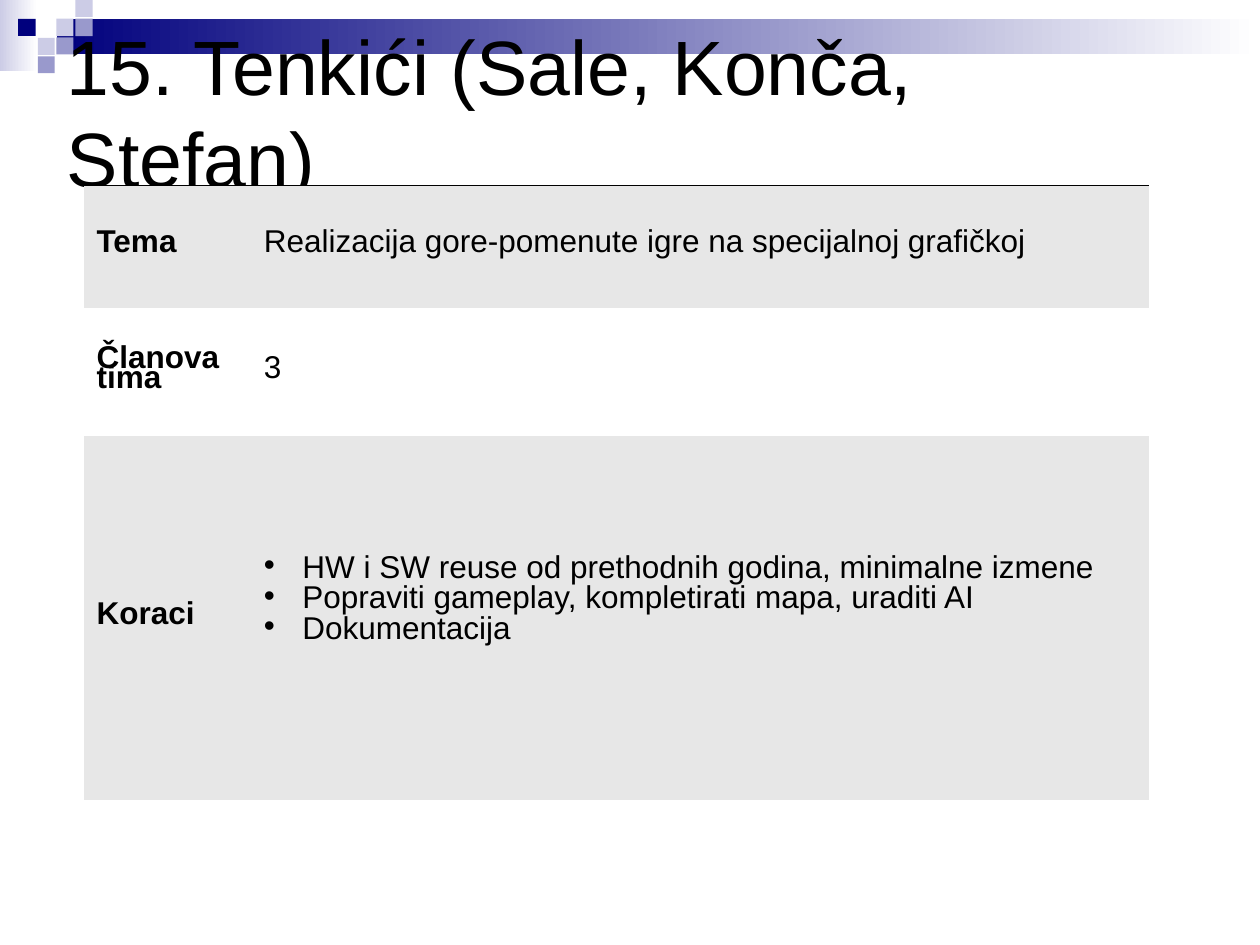
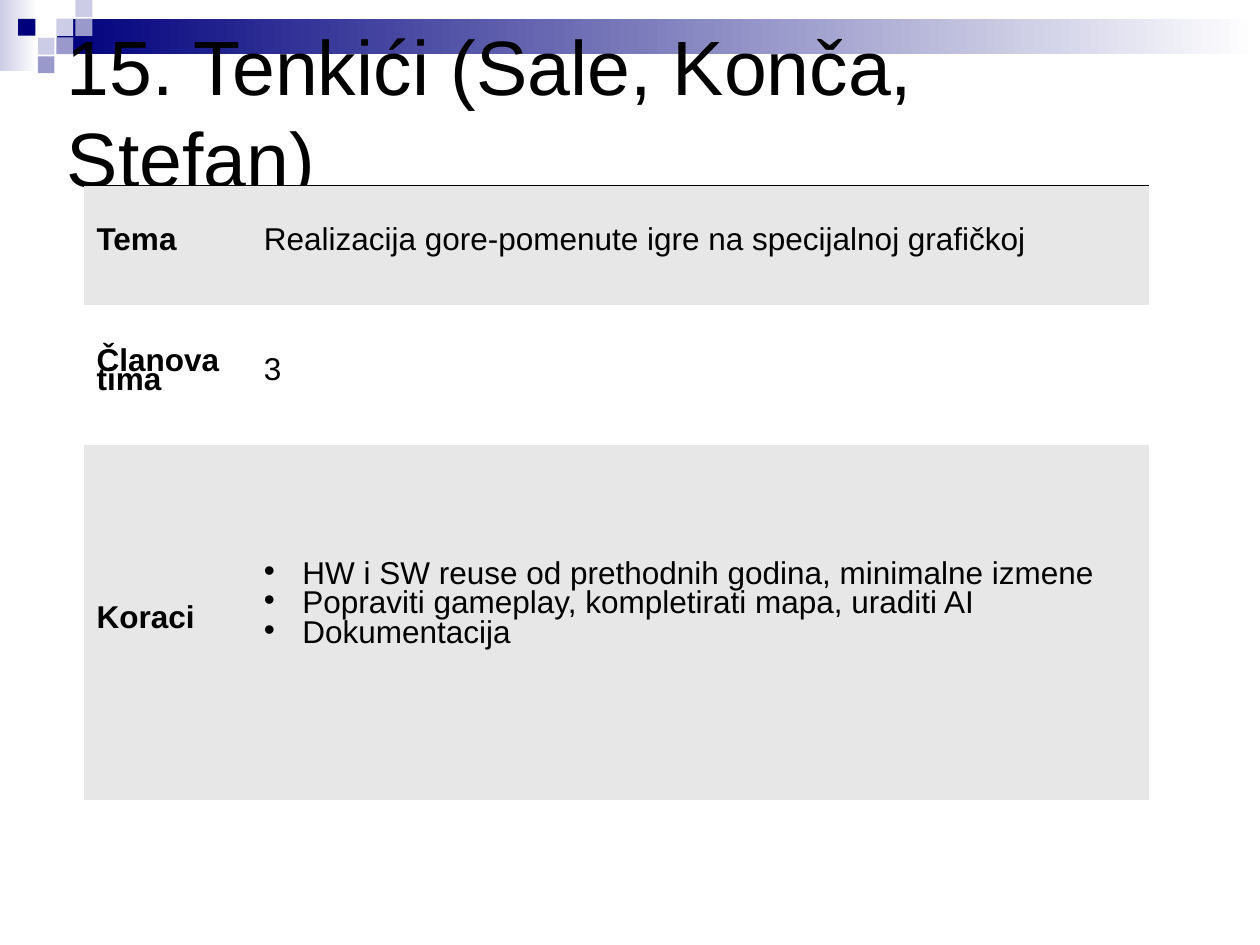
Before and after one commit to stefankoncarevic/projects_2018, a slide deck: slide 17 of LPRS2_projekti.ppt. Drawn at 1260x945 pixels with LibreOffice and Linux fonts; fonts in the diff are those of the drawing. Boxes give left, top, right and bottom in pixels: in the first picture for what was removed or moved away, otherwise in the second. Text is boxed around its words. In the diff, an @@ line names an element or a change of style, - is before the commit and + after.

```diff
--- a/LPRS2_projekti.ppt
+++ b/LPRS2_projekti.ppt
@@ table at bbox=[84, 185, 1150, 800] @@
@@ line spacing 0.57 to 0.54 @@
```
Also in this commit, not shown: 19 other slides changed.
